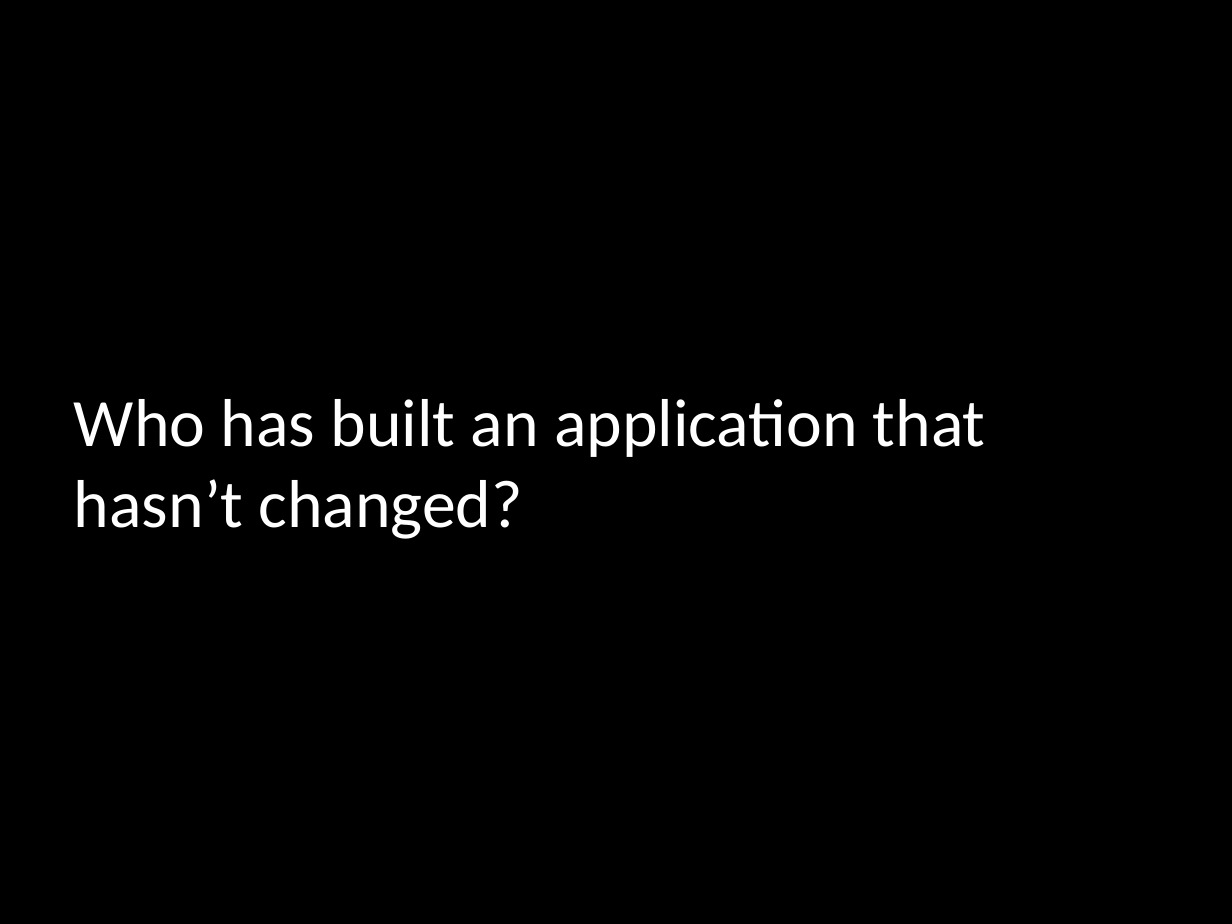
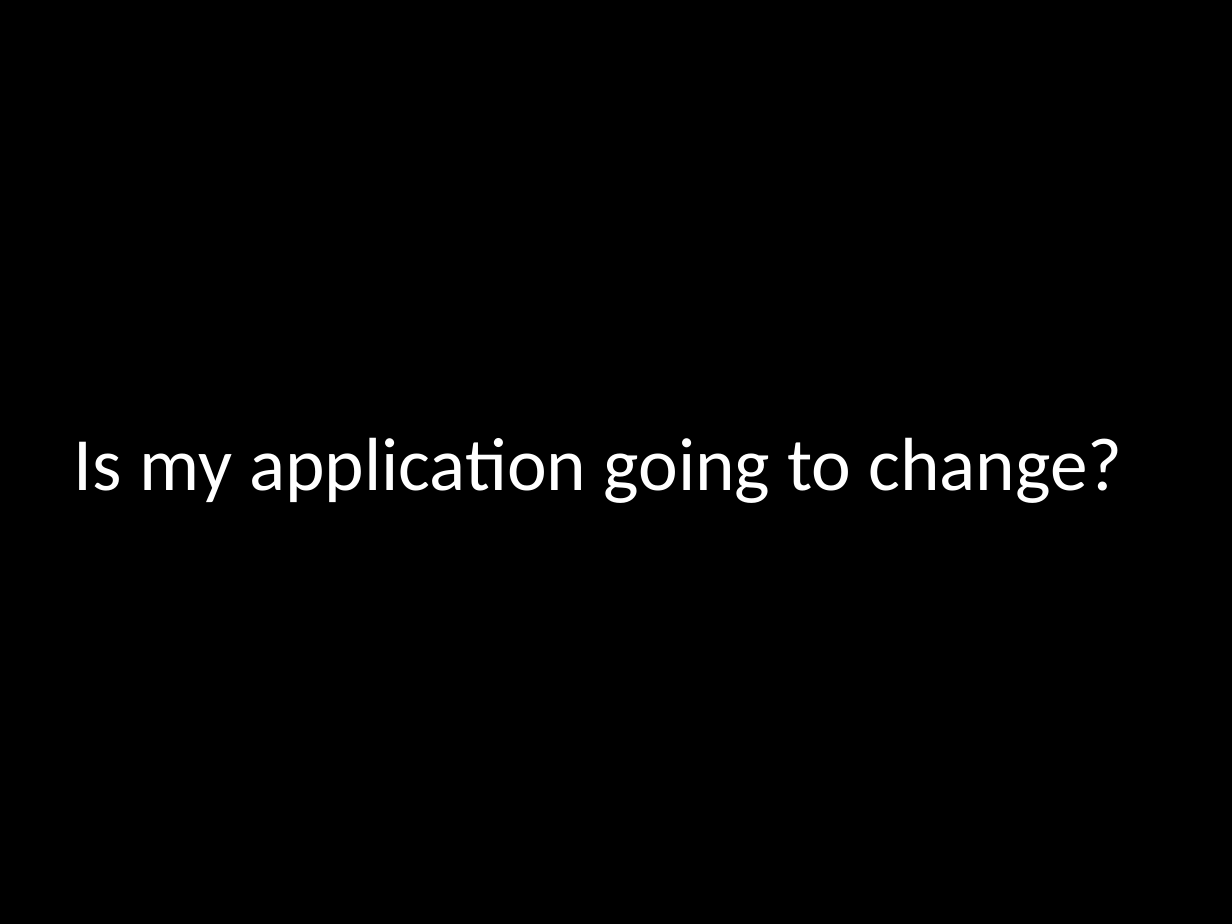
Before and after one commit to mikegehard/Better-Ruby-Through-Design-Principles, a slide deck: slide 4 of BetterRubyThroughDesignPatterns.pptx. Drawn at 1232x924 pixels with LibreOffice and Linux fonts; fonts in the diff are those of the drawing. Boxes give left, top, right and bottom in pixels: in the first picture for what was removed or moved away, otherwise in the second. Text is boxed around its words. In the diff, an @@ line names an element or a change of style, - is before the commit and + after.

```diff
--- a/BetterRubyThroughDesignPatterns.pptx
+++ b/BetterRubyThroughDesignPatterns.pptx
@@ title at bbox=[74, 437, 1122, 503]: text changed; size 39.6 to 44 pt @@
-Who has built an application that hasn’t changed?
+Is my application going to change?
```
Also in this commit, not shown: 7 other slides changed, 1 slide added, 1 slide removed.
